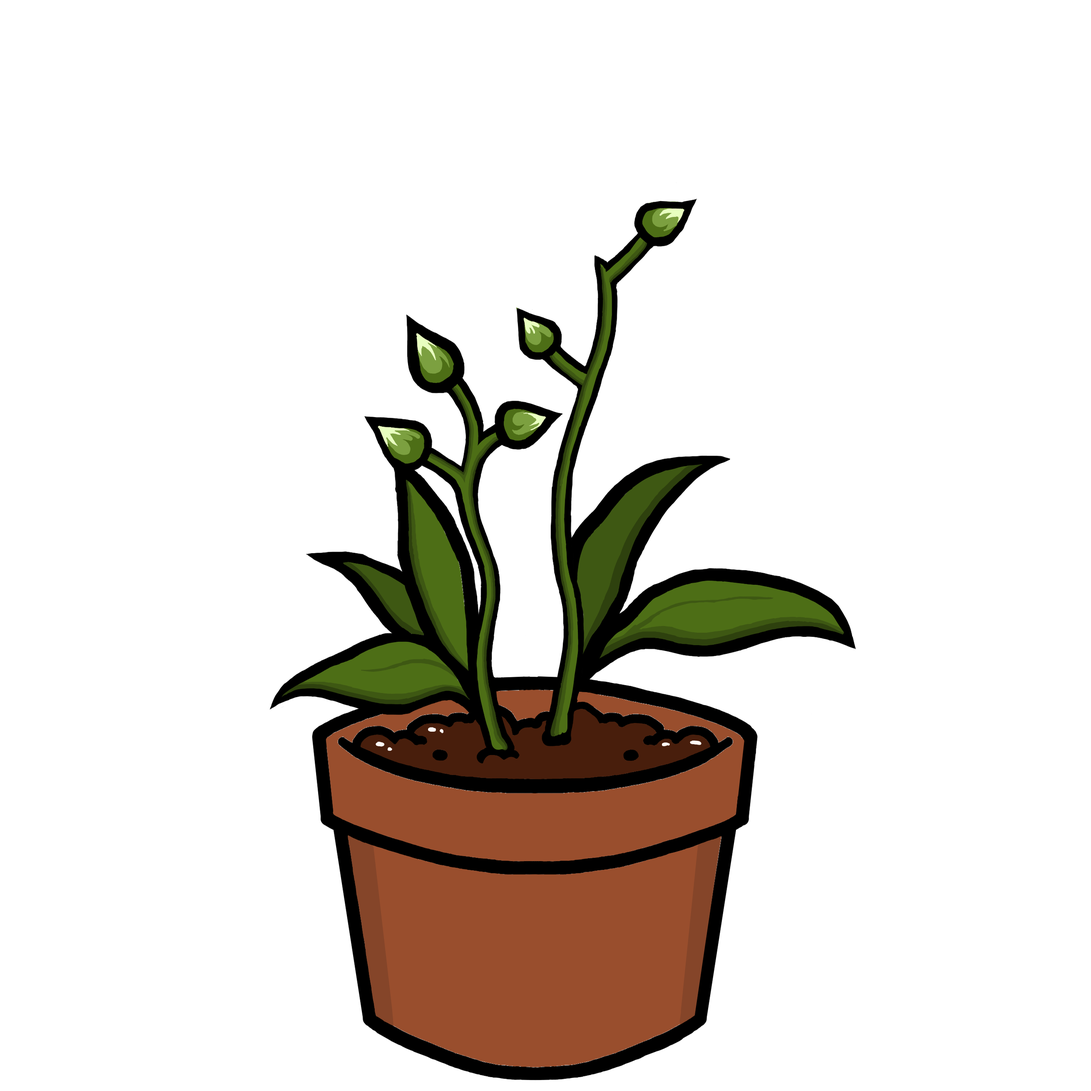
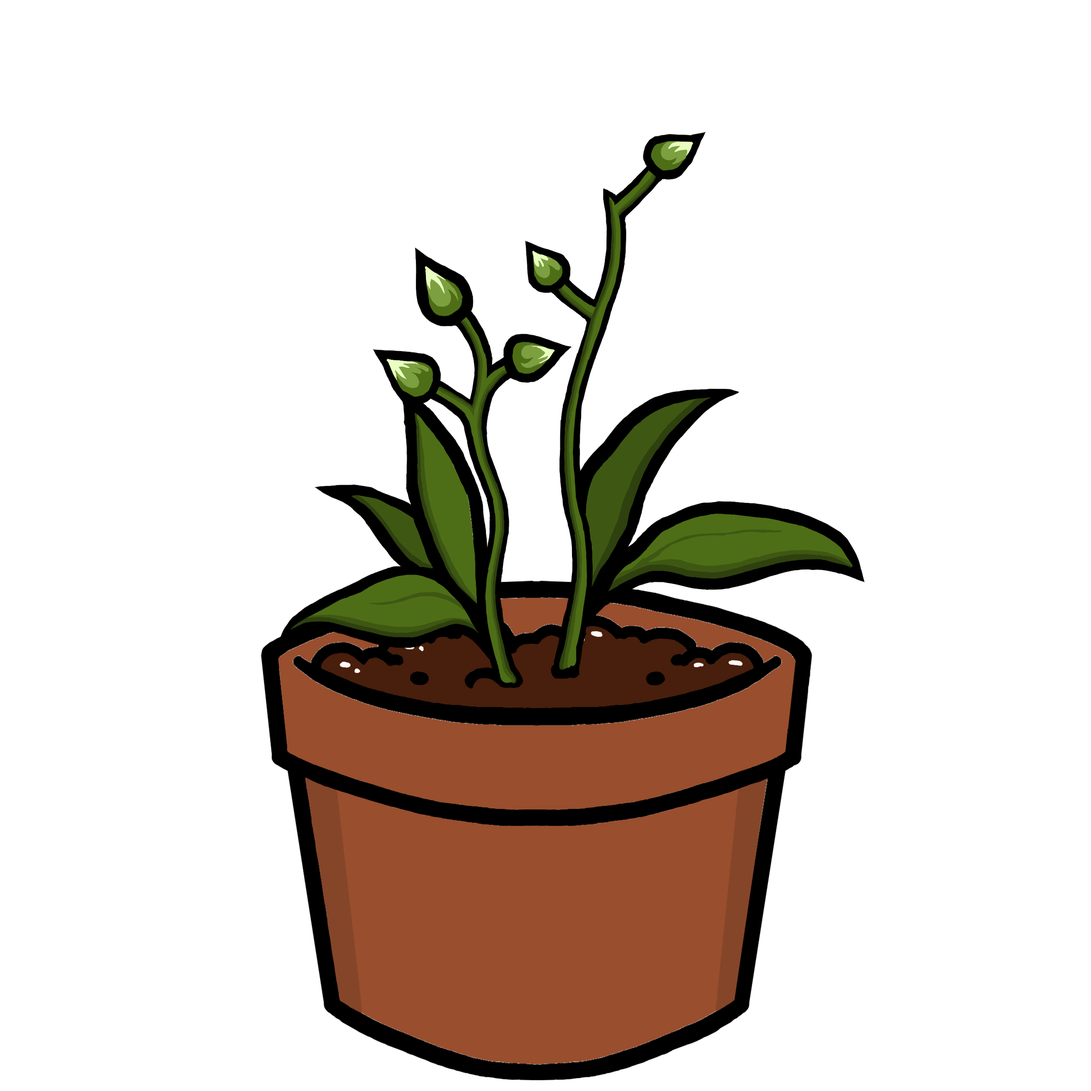
Before/after of a 1091x1091 layered artwork. What changed in the layer stack:
renamed "Paint Layer 10" to "leaves", painted on it over [260, 363, 880, 737]
renamed "Paint Layer 9" to "buds", painted on it over [302, 115, 839, 1081]
added layer "pot" over [260, 558, 880, 1081]
